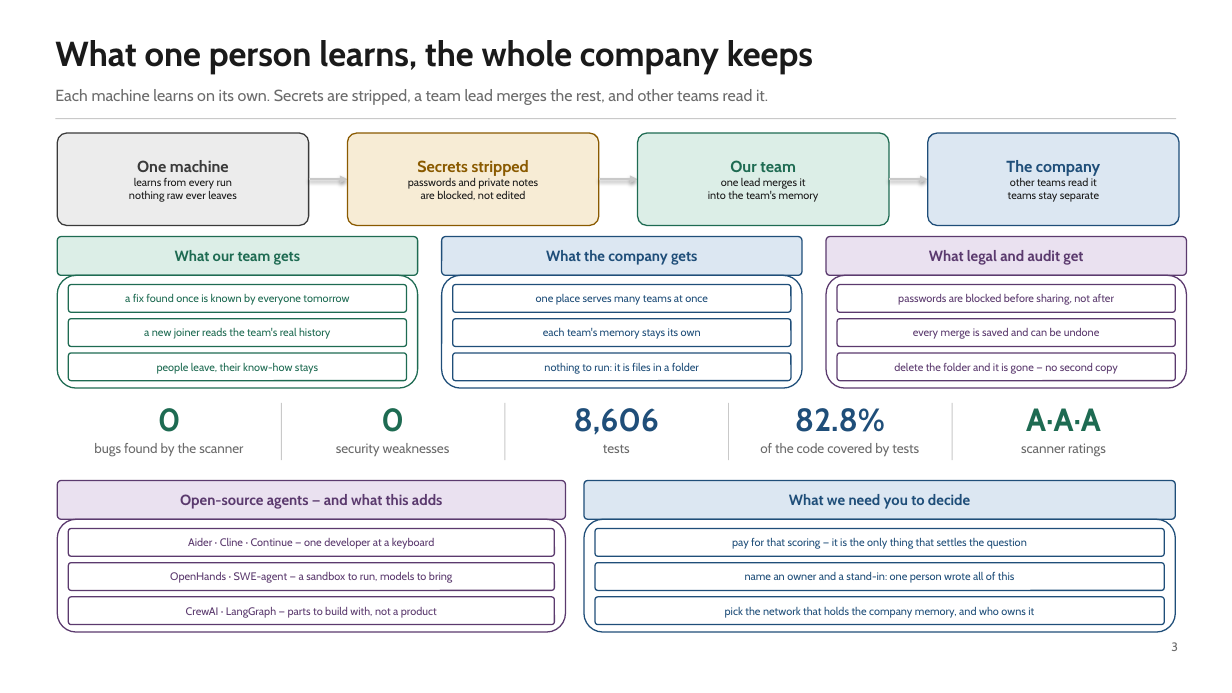
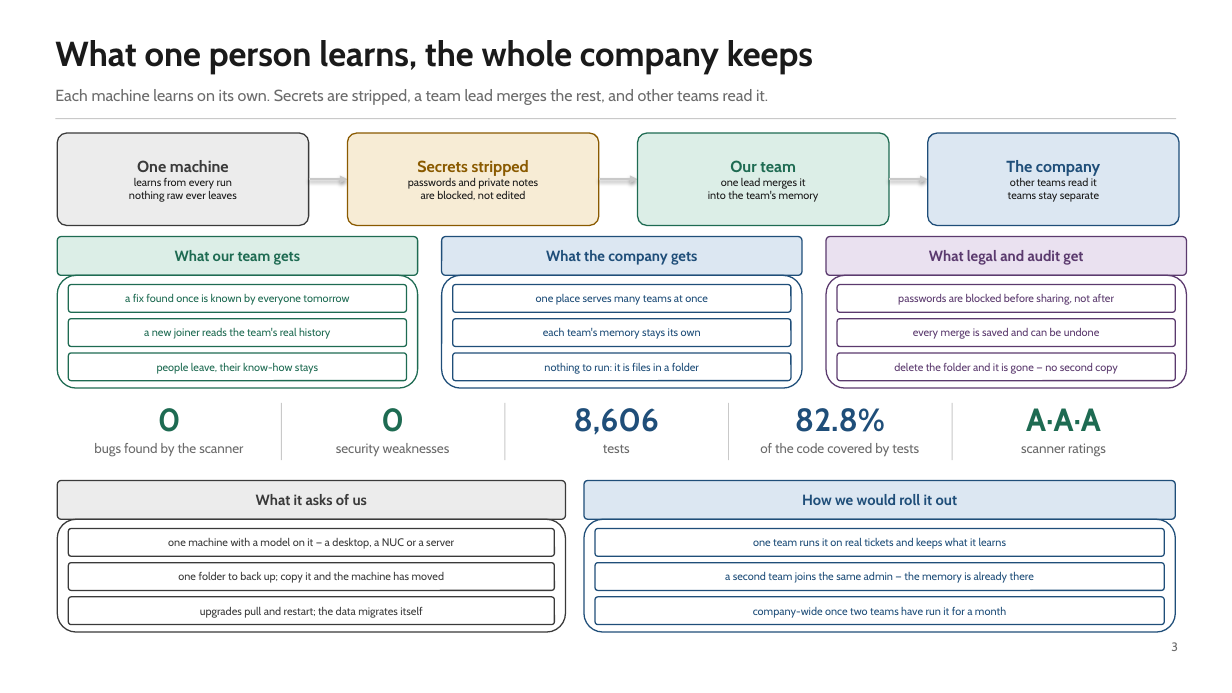
Before and after one commit to Manikanta-Reddy-Pasala/AIForgeCrew, a slide deck: slide 3 of docs/AIForgeCrew-CTO-Summary.pptx. Drawn at 1232x693 pixels with LibreOffice and Linux fonts; fonts in the diff are those of the drawing. Boxes give left, top, right and bottom in pixels: in the first picture for what was removed or moved away, otherwise in the second. Text is boxed around its words. In the diff, an @@ line names an element or a change of style, - is before the commit and + after.

```diff
--- a/docs/AIForgeCrew-CTO-Summary.pptx
+++ b/docs/AIForgeCrew-CTO-Summary.pptx
@@ rounded rectangle "What it asks of us" at (57,481,566,519): fill #EAE1F0 to #ECECEC; outline #5B3A6E 1 pt to #3A3A3A 1 pt @@
@@ text in rounded rectangle at (256,494,367,505): text changed; text colour #5B3A6E to #3A3A3A @@
-Open-source agents — and what this adds
+What it asks of us
@@ text in rounded rectangle at (802,494,958,505): text changed @@
-What we need you to decide
+How we would roll it out
@@ text in rounded rectangle at (168,538,454,549): text changed; text colour #5B3A6E to #3A3A3A @@
-Aider · Cline · Continue — one developer at a keyboard
+one machine with a model on it — a desktop, a NUC or a server
@@ text in rounded rectangle at (753,538,1006,549): text changed @@
-pay for that scoring — it is the only thing that settles the question
+one team runs it on real tickets and keeps what it learns
@@ outline #5B3A6E 1 pt to #3A3A3A 1 pt in 4 elements at (57,519,566,632), (68,529,555,556), (68,563,555,591), (68,597,555,625) @@
@@ text in rounded rectangle at (178,572,444,583): text changed; text colour #5B3A6E to #3A3A3A @@
-OpenHands · SWE-agent — a sandbox to run, models to bring
+one folder to back up; copy it and the machine has moved
@@ text in rounded rectangle at (725,572,1034,583): text changed @@
-name an owner and a stand-in: one person wrote all of this
+a second team joins the same admin — the memory is already there
@@ text in rounded rectangle at (200,607,422,618): text changed; text colour #5B3A6E to #3A3A3A @@
-CrewAI · LangGraph — parts to build with, not a product
+upgrades pull and restart; the data migrates itself
@@ text in rounded rectangle at (753,607,1006,618): text changed @@
-pick the network that holds the company memory, and who owns it
+company-wide once two teams have run it for a month
```
Also in this commit, not shown: 1 other file.
